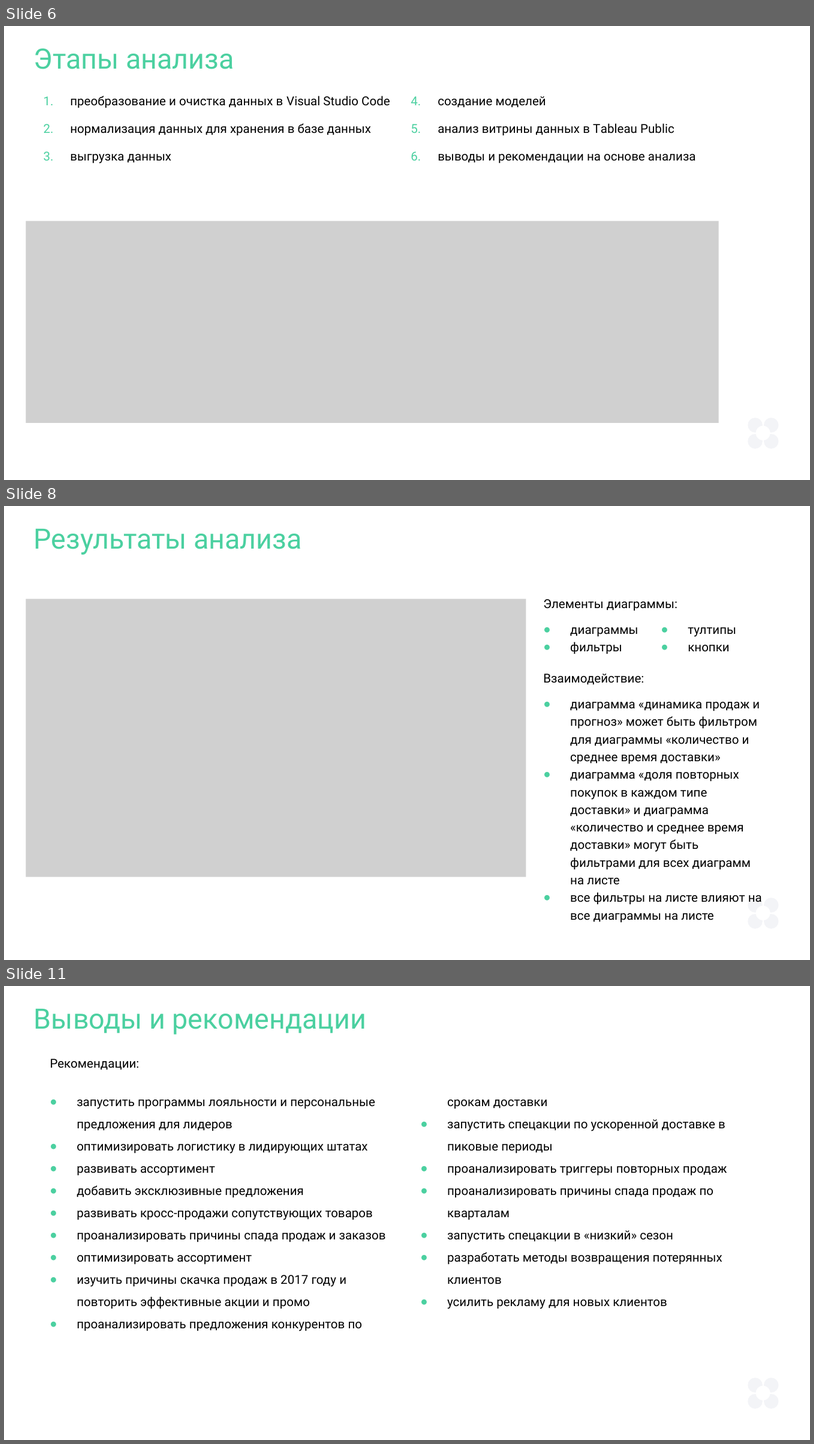
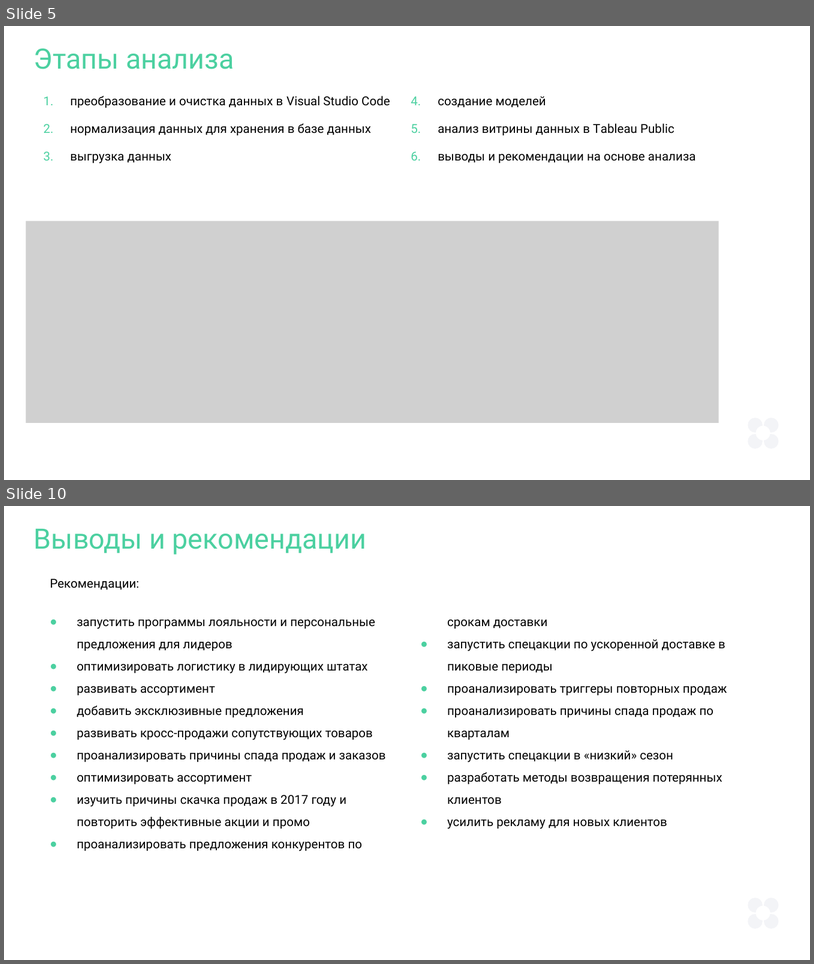
Before and after one commit to MukaevaGera/portfolio_projects, a slide deck: Мукаева_Дипломная работа.pptx. Shown one above the other, each under a label of ours: slides 6, 8 and 11 before the commit, slides 5 and 10 after it; the slides between them are not shown. The pictures are 814x1444 and 814x964 pixels, drawn with LibreOffice and Linux fonts; fonts in the diff are those of the drawing; grey boxes stand for pictures. Boxes give left, top, right and bottom in pixels: in the first picture for what was removed or moved away, otherwise in the second. Text is boxed around its words. In the diff, an @@ line names an element or a change of style, - is before the commit and + after.

```diff
--- a/Мукаева_Дипломная работа.pptx
+++ b/Мукаева_Дипломная работа.pptx
@@ slide 8 removed at [4, 506, 810, 960], background #FFFFFF; not listed: 4 template elements that a slide beside it also shows @@
@@ text removed at [34, 529, 302, 555] @@
-Результаты анализа
@@ picture removed at [26, 599, 526, 876] @@
@@ text removed at [543, 599, 678, 611] @@
-Элементы диаграммы:
@@ text removed at [570, 627, 737, 654] @@
-● диаграммы
-● фильтры
-● тултипы
-● кнопки
@@ text removed at [543, 673, 644, 685] @@
-Взаимодействие:
@@ text removed at [570, 702, 762, 904] @@
-● диаграмма «динамика продаж и прогноз» может быть фильтром для диаграммы «количество и среднее время доставки»
-● диаграмма «доля повторных покупок в каждом типе доставки» и диаграмма «количество и среднее время доставки» могут быть фильтрами для всех диаграмм на листе
-● все фильтры на листе влияют на все диаграммы на листе
@@ what was slide 6 is now slide 5 @@
@@ what was slide 11 is now slide 10 @@
```
Also in this commit, not shown: 3 slides changed, 3 slides added, 3 other slides removed, 1 other file.
